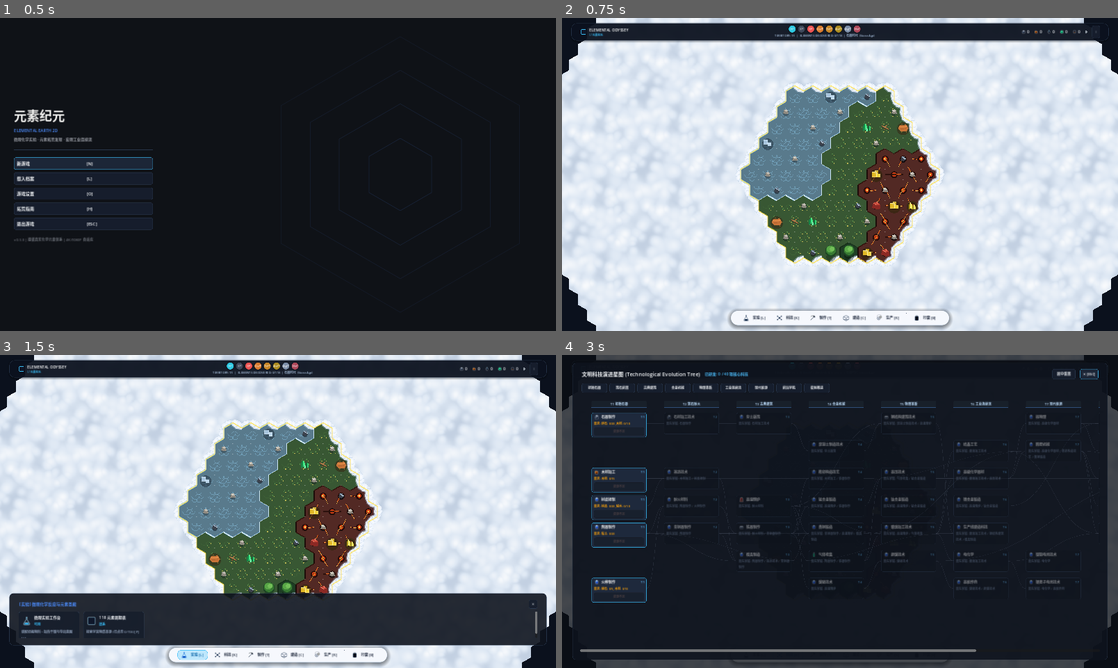
Above: before the commit, frames 1-4 (two rows, left to right).
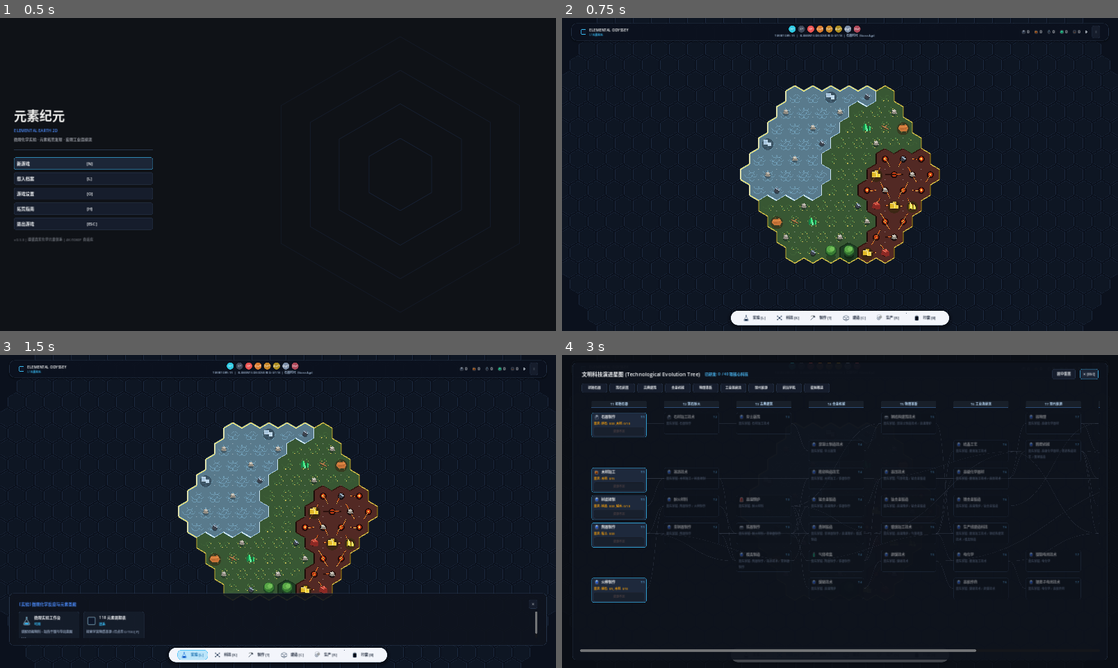
Above: after the commit, the same moments.

Repository: imlinhanchao/elemental-earth-2d
Game: Godot game, scene res://src/scenes/main_menu.tscn
The game is run twice, just before and just after one commit, with the same random seed, the same clock (stepped at 60 frames per second) and the same inputs.
Inputs:
- Up to frame 1 (0.5 s): no input
- Up to frame 2 (0.75 s): click "新游戏 [N]" at 0.5 s
- Up to frame 3 (1.5 s): click "实验 [L]" at 1.25 s
- Up to frame 4 (3 s): click "✕" at 2 s; click "科技 [K]" at 2.75 s

Frame 1 is identical in both runs. In frame 2, 77% of the frame differs, in the area x 0-100%, y 0-100%; in frame 3, 61%; in frame 4, 6.1%.

Commit message:
style: 未点亮地块恢复为上个改版的暗色微光线框瓦片，已点亮地块保持自然群系绘图与金色外圈

Diff:
--- a/src/scenes/terrain_layer.gd
+++ b/src/scenes/terrain_layer.gd
@@ -1,5 +1,5 @@
 # terrain_layer.gd
-# 领地内采用无缝融合群系地貌绘图；未解锁地貌采用无缝云海；领地仅描最外圈金边，无外围蓝色双框
+# 领地内采用无缝融合自然群系地貌绘图；未解锁地貌采用暗色瓦片透视线框；领地仅描最外圈金边，无外围蓝色双框
 extends Node2D
 
 const HexWorldGenerator = preload("res://src/core/hex_world_generator.gd")
@@ -16,33 +16,18 @@
 var world: Node2D = null
 var current_lod: int = 1 # 0: 远景简略 (zoom < 0.85), 1: 近景精细 (zoom >= 0.85)
 
-var cloud_texture: Texture2D = null
-
-func _ready() -> void:
-	texture_repeat = CanvasItem.TEXTURE_REPEAT_ENABLED
-	_get_cloud_texture()
-
-func _get_cloud_texture() -> Texture2D:
-	if cloud_texture:
-		return cloud_texture
-	if ResourceLoader.exists("res://assets/tilesets/cloud_tile.png"):
-		cloud_texture = load("res://assets/tilesets/cloud_tile.png")
-	if not cloud_texture:
-		var img = Image.new()
-		var global_path = ProjectSettings.globalize_path("res://assets/tilesets/cloud_tile.png")
-		if img.load(global_path) == OK:
-			cloud_texture = ImageTexture.create_from_image(img)
-	return cloud_texture
-
 func _draw() -> void:
 	if not world or world.generated_hexes.is_empty():
 		return
 
 	var generated_hexes = world.generated_hexes
 
-	# 1. 遍历渲染全部六边形地块：
+	# 1. 绘制深海蓝图背景网格 (Scientific Blueprint Coordinate Grid)
+	_draw_blueprint_grid()
+
+	# 2. 遍历渲染全部六边形地块：
 	# - 已解锁地块 (in_territory): 渲染真实的群系底色、连通地貌 (海浪/草丛/熔岩/森林) 与群系边缘线
-	# - 未解锁地块 (not in_territory): 使用无缝云朵瓦片 (Seamless Cloud Tiles)
+	# - 未解锁地块 (not in_territory): 暗色瓦片显示 (暗蓝科技微光透视线框)
 	for coord in generated_hexes.keys():
 		var q = coord.x
 		var r = coord.y
@@ -86,8 +71,16 @@
 				for pt in points:
 					draw_circle(pt, 1.5, Color(1.0, 1.0, 1.0, 0.15))
 		else:
-			# === 未解锁地块：使用无缝云朵瓦片 (Seamless Cloud Tiles) ===
-			_draw_seamless_cloud_tile(center, points, coord)
+			# === 未解锁地块：暗色瓦片显示 (暗蓝科技微光透视线框) ===
+			var card_radius = HexWorldGenerator.HEX_RADIUS * 0.90
+			var dark_points = PackedVector2Array()
+			for i in range(6):
+				var angle = deg_to_rad(60.0 * i - 30.0)
+				dark_points.append(center + Vector2(cos(angle), sin(angle)) * card_radius)
+			dark_points.append(dark_points[0])
+
+			draw_colored_polygon(dark_points, Color(0.08, 0.12, 0.18, 0.35))
+			draw_polyline(dark_points, Color(0.18, 0.26, 0.38, 0.45), 1.0)
 
 	# 2. 绘制领地最外圈发光金边 (Territory Outermost Borders Only - 仅描最外圈，无外围蓝色双框)
 	for coord in generated_hexes.keys():
@@ -188,46 +181,18 @@
 		HexWorldGenerator.BiomeType.PLAINS:
 			draw_line(p1, p2, Color(0.15, 0.26, 0.14, 0.45), 1.5)
 
-# 未解锁地块无缝云海瓦片渲染 (Seamless Cloud Tiles)
-func _draw_seamless_cloud_tile(center: Vector2, points: PackedVector2Array, coord: Vector2i) -> void:
-	var tex = _get_cloud_texture()
-	if tex:
-		var uvs = PackedVector2Array()
-		for pt in points:
-			uvs.append(pt / 256.0)
-		var cols = PackedColorArray()
-		for _i in range(6):
-			cols.append(Color(1.0, 1.0, 1.0, 1.0))
-		draw_polygon(points, cols, uvs, tex)
-	else:
-		draw_colored_polygon(points, Color(0.88, 0.92, 0.97, 1.0))
+# 绘制深海蓝图背景网格 (Scientific Blueprint Coordinate Grid)
+func _draw_blueprint_grid() -> void:
+	var grid_color = Color(0.12, 0.18, 0.28, 0.35)
+	var extent = 1200.0
+	var step = 48.0
 
-	# 检查 6 个邻居：仅当邻居处于已解锁领地内时（即文明与未探索云海交界），描画蓬松卷曲云团边缘
-	var generated_hexes = world.generated_hexes
-	for e in range(6):
-		var n_coord = coord + HEX_EDGE_DIRS[e]
-		var neighbor_is_territory = generated_hexes.has(n_coord) and GameState.is_hex_in_territory(n_coord.x, n_coord.y)
-		if neighbor_is_territory:
-			var p1 = points[e]
-			var p2 = points[(e + 1) % 6]
-			if current_lod >= 1:
-				_draw_cloud_boundary_edge(p1, p2, center)
-			else:
-				draw_line(p1, p2, Color(0.92, 0.95, 0.99, 0.6), 3.0)
+	var start_x = -extent
+	while start_x <= extent:
+		draw_line(Vector2(start_x, -extent), Vector2(start_x, extent), grid_color, 1.0)
+		start_x += step
 
-# 云海与领地交界处的蓬松卷曲云团外沿
-func _draw_cloud_boundary_edge(p1: Vector2, p2: Vector2, center: Vector2) -> void:
-	var edge_vec = p2 - p1
-	var edge_len = edge_vec.length()
-	var edge_dir = edge_vec.normalized()
-	var mid = (p1 + p2) * 0.5
-	var inward = (center - mid).normalized()
-
-	var t_vals = [0.22, 0.52, 0.82]
-	var radii = [11.0, 14.0, 12.0]
-	for i in range(3):
-		var puff_center = p1 + edge_dir * (edge_len * t_vals[i]) + inward * 2.5
-		var r = radii[i]
-		draw_circle(puff_center - inward * 1.5, r + 2.0, Color(0.65, 0.75, 0.86, 0.35))
-		draw_circle(puff_center, r, Color(0.95, 0.97, 1.0, 0.88))
-		draw_circle(puff_center + inward * 1.5, r * 0.55, Color(1.0, 1.0, 1.0, 0.55))
+	var start_y = -extent
+	while start_y <= extent:
+		draw_line(Vector2(-extent, start_y), Vector2(extent, start_y), grid_color, 1.0)
+		start_y += step
Not shown, changed: AGENTS.md
